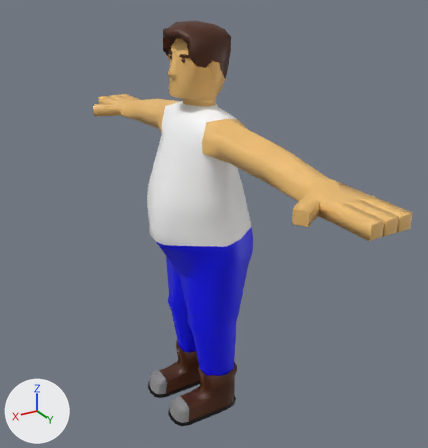
Two versions of the FBX model Assets/FBX/HandymanIdle.fbx, one commit apart.
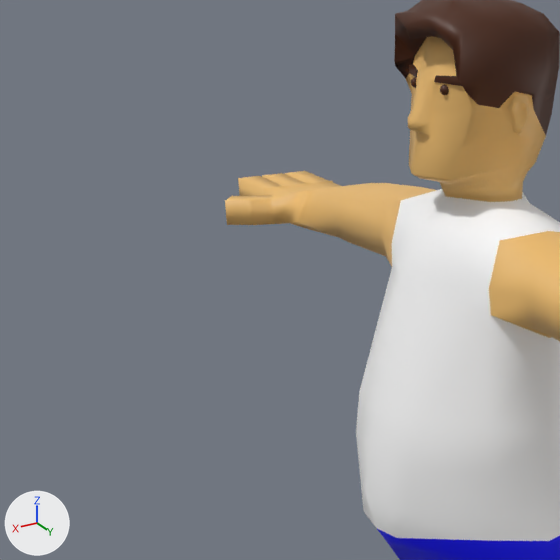
There are two pictures of each version: one whole from a camera (50 mm lens) standing at (0.52, 0.892, 1.239) and looking at (-0.035, -0.033, 0.776), one close up on the part from 0% to 54% of the width and 5% to 57% of the height. Every picture has the same lights, and +X, +Y and +Z are marked at lower left. Where no turn or scale is listed for an object, it has been applied to the vertices.

In view in the first close-up: 'Human_Mesh2'.
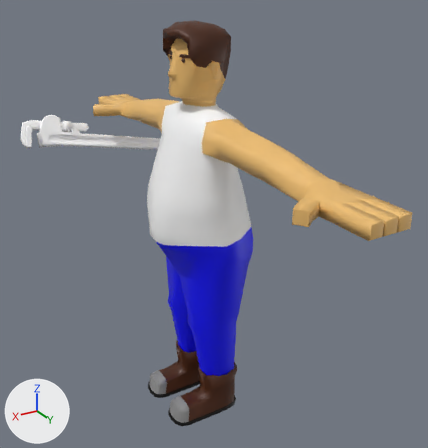
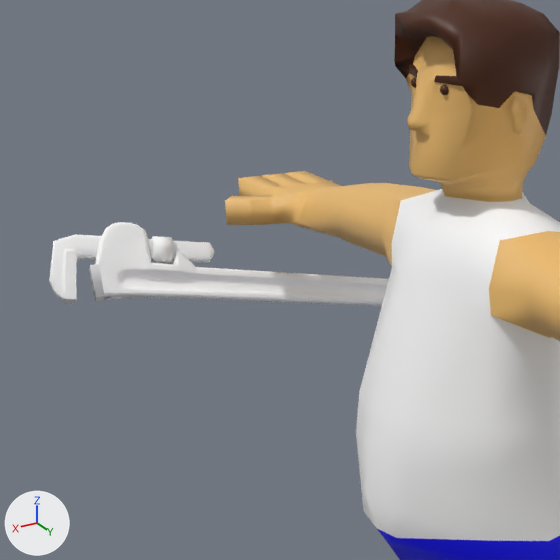
Changed parts and their boxes [x1, y1, x2, y2] in the close-ups (560 x 560 px):
'Wrench', added
    after: [49, 222, 389, 306]

What the commit changed:
Material '_Monkey_Wrench_v1_L3:_Monkey_Wrench_v2' (mat_monkey_wrench_v1_l3__monkey_wrench_v2) is new.
Its base color is (1.0, 1.0, 1.0) (white #ffffff).
Its roughness is 0.654.
Mesh me_mesh_001 is new.
It has 633 vertices, 622 faces and spans x -0.099..0.25, y -0.082..0.025, z -0.026..0.076.
It uses material mat_monkey_wrench_v1_l3__monkey_wrench_v2 (its picture is missing).
Object 'Wrench' (ob_wrench) is new; it shows me_mesh_001.
Its location is (-0.0375, -0.4366, 0.8455).
